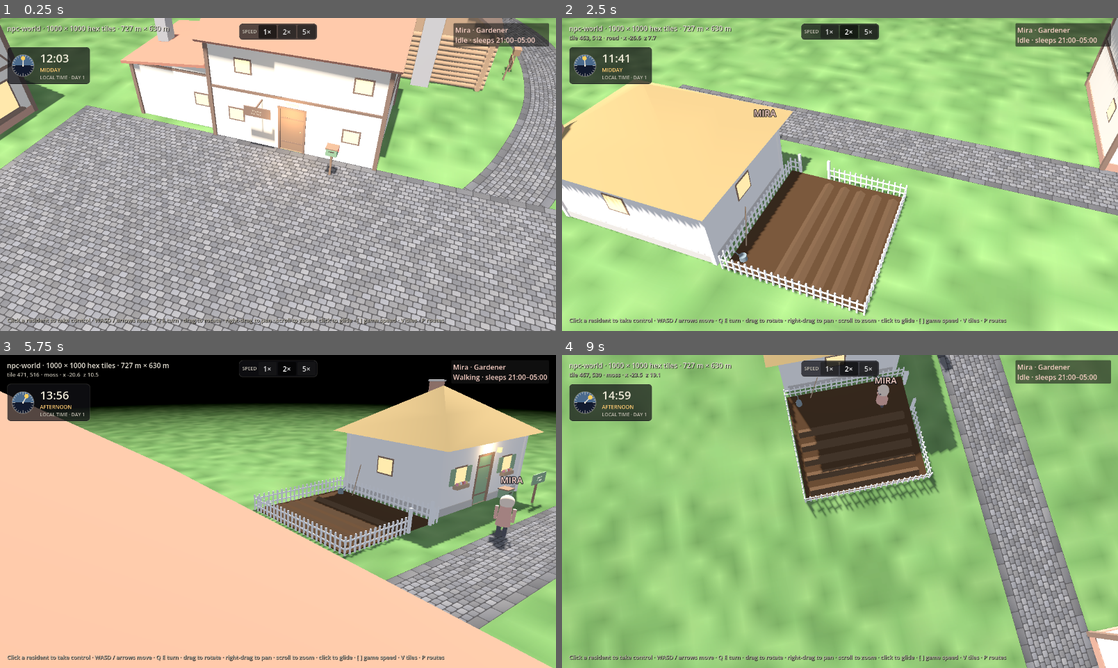
Above: before the commit, frames 1-4 (two rows, left to right).
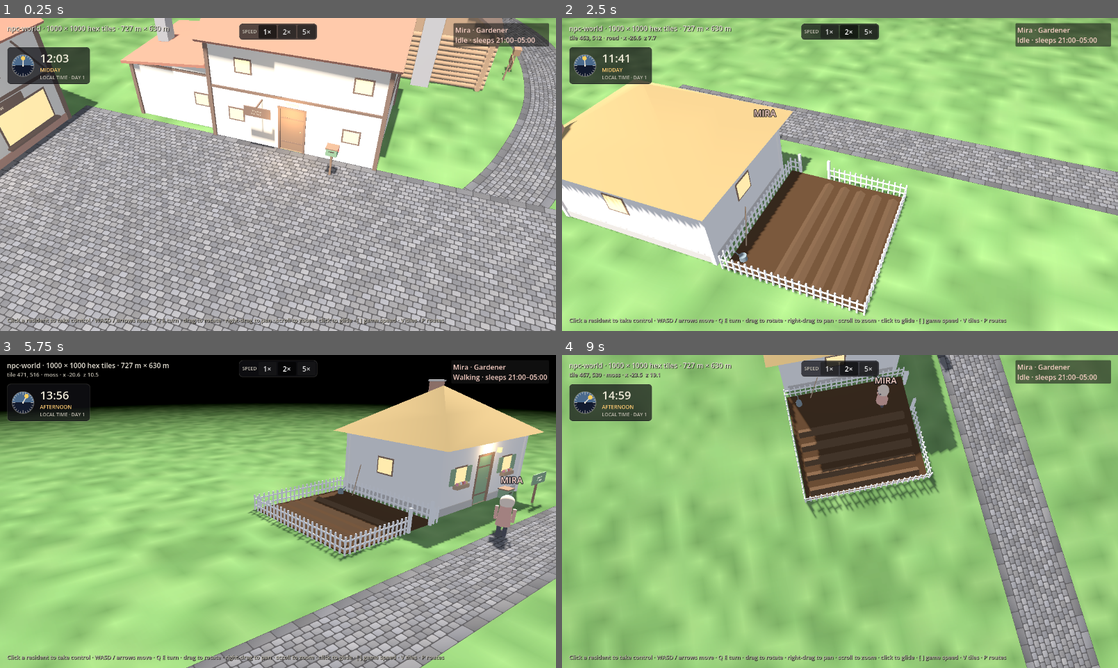
Above: after the commit, the same moments.

Repository: tibitzu/npc-world-godot
Game: Godot game, scene res://scenes/world/world.tscn
Two runs of this game, one before a commit and one after it. Both use one fixed random seed, a clock stepped at 60 frames per second and the inputs below.
Inputs (mouse positions are in pixels of both pictures, inside the frame that each line leads up to):
- Up to frame 1 (0.25 s): no input
- Up to frame 2 (2.5 s): click "Mira · Gardener Idle · sleeps…" at 0.5 s; click "Let go" at 1.25 s; tap A (cam_left) at 2 s; move the mouse to (962, 158) at 2.02 s; hold ] (speed_up) from 2.03 s (still down); hold S (cam_back) from 2.03 s (still down); click (962, 158) at 2.17 s
- Up to frame 3 (5.75 s): release ] (speed_up) at 2.75 s; release S (cam_back) at 2.75 s; tap A (cam_left) at 2.75, 3.5, 5 s; drag from (166, 527) to (250, 574) at 2.77 s; move the mouse to (333, 442) at 3.52 s; hold ] (speed_up) 3.53-4.25 s; hold A (cam_left) 3.53-4.25 s; drag from (250, 574) to (111, 464) at 4.27 s; move the mouse to (444, 558) at 5.02 s; hold [ (speed_down) from 5.03 s (still down); hold Q (cam_turn_left) from 5.03 s (still down)
- Up to frame 4 (9 s): release [ (speed_down) at 5.75 s; release Q (cam_turn_left) at 5.75 s; tap A (cam_left) at 5.75 s; drag from (673, 464) to (756, 433) at 5.77 s; move the mouse to (867, 511) at 6.52 s; hold [ (speed_down) 6.53-7.25 s; hold F (interact) 6.53-7.25 s; click (867, 511) at 6.67 s; drag from (756, 433) to (728, 527) at 7.27 s; move the mouse to (962, 495) at 8.02 s; hold ] (speed_up) 8.03-8.75 s; hold P (toggle_paths) 8.03-8.75 s; drag from (728, 527) to (812, 574) at 8.77 s

The runs differ from the first frame. In frame 1, 3.8% of the frame differs, in the area x 0-18%, y 0-51%; in frame 2, 2.0%; in frame 3, 45%, in the area x 0-100%, y 11-100%; in frame 4, 0.6%.

Commit message:
General store's front wall on the square's western edge
Its letterbox moves a little closer so its yard stays clear of the tavern's.

Co-Authored-By: Claude Opus 5.5 <noreply@anthropic.com>
Claude-Session: https://claude.ai/code/session_01GrieSD8FtGLQU19TCKvUTk

Diff:
--- a/data/buildings/store.tres
+++ b/data/buildings/store.tres
@@ -8,5 +8,5 @@
 id = "store"
 display_name = "General Store"
 scene = ExtResource("2_scene")
-position = Vector2(-15.3, 3.2)
+position = Vector2(-13.3, 3.2)
 rotation = 90.0
--- a/scenes/buildings/store.tscn
+++ b/scenes/buildings/store.tscn
@@ -921,7 +921,7 @@
 wall_height = 4.4
 apron = 1
 tile_kind = "store"
-nav_area = Rect2(-4.6, -3.8, 9.2, 8.6)
+nav_area = Rect2(-4.6, -3.8, 9.2, 8.3)
 
 [node name="Ground" type="Node3D" parent="."]
 
@@ -2257,7 +2257,7 @@
 omni_attenuation = 2.0
 
 [node name="Letterbox" type="Node3D" parent="Ground"]
-transform = Transform3D(1, 0, 0, 0, 1, 0, 0, 0, 1, -2.4, 0, 4.4)
+transform = Transform3D(1, 0, 0, 0, 1, 0, 0, 0, 1, -2.4, 0, 4)
 
 [node name="Post" type="MeshInstance3D" parent="Ground/Letterbox"]
 transform = Transform3D(1, 0, 0, 0, 1, 0, 0, 0, 1, 0, 0.525, 0)
@@ -2281,7 +2281,7 @@
 mesh = SubResource("BoxMesh_194")
 
 [node name="Letterbox" type="CollisionShape3D" parent="Solid"]
-transform = Transform3D(1, 0, 0, 0, 1, 0, 0, 0, 1, -2.4, 0.7, 4.4)
+transform = Transform3D(1, 0, 0, 0, 1, 0, 0, 0, 1, -2.4, 0.7, 4)
 shape = SubResource("CylinderShape3D_195")
 
 [node name="Nav" type="NavigationRegion3D" parent="."]
Not shown, changed: README.md
